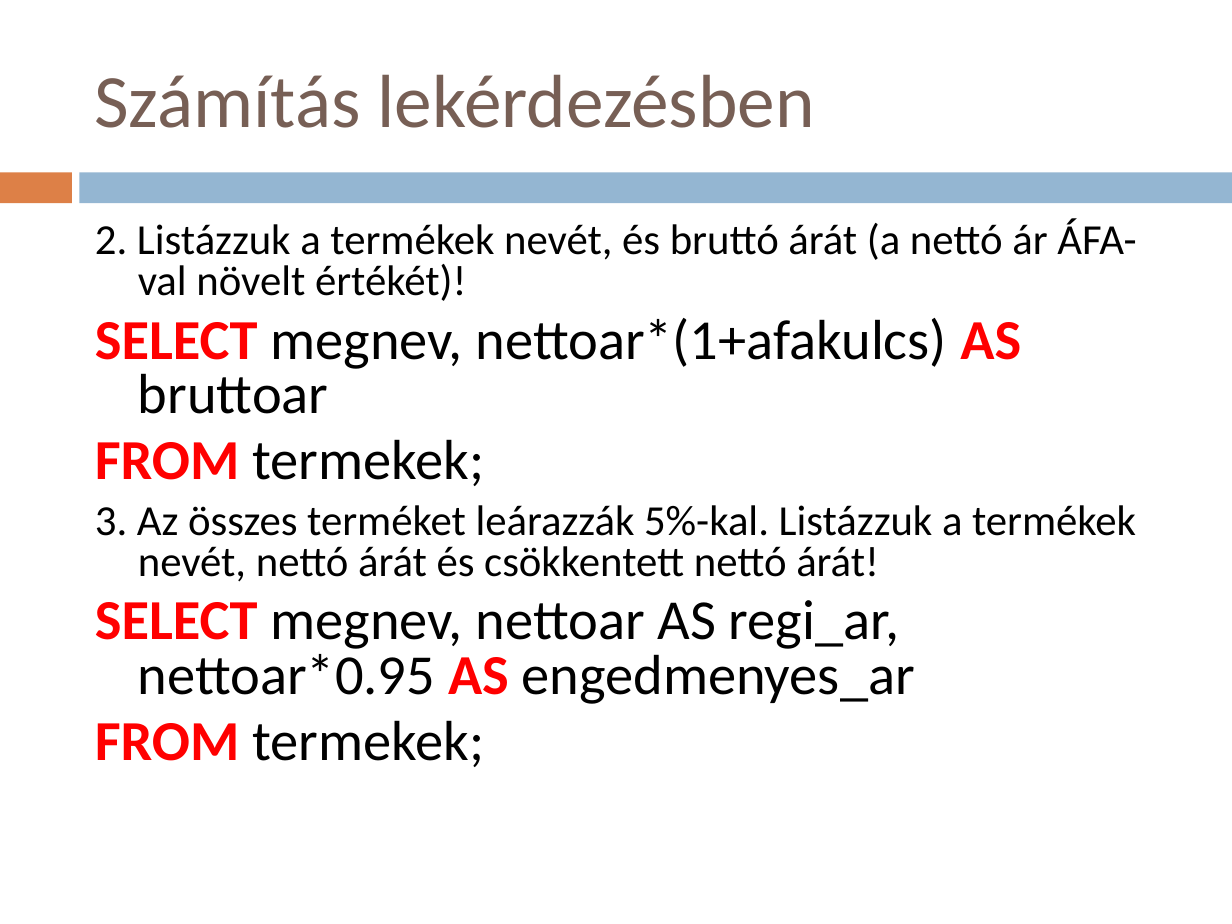
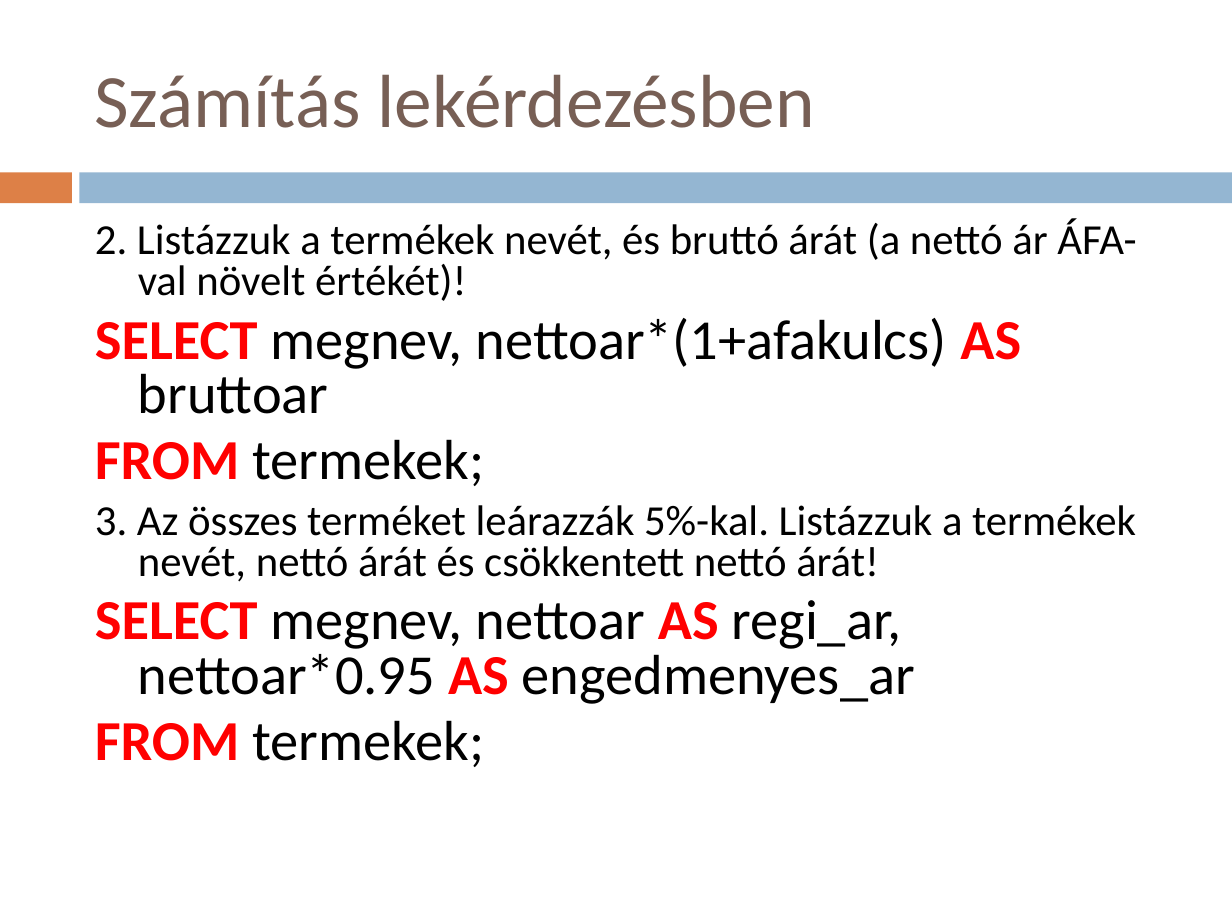
Before and after one commit to matemanovasvari/ADATBAZISF, a slide deck: slide 11 of lekérdezések/2_Select_utasitas_egyszeru.ppt. Drawn at 1232x924 pixels with LibreOffice and Linux fonts; fonts in the diff are those of the drawing. Boxes give left, top, right and bottom in pixels: in the first picture for what was removed or moved away, otherwise in the second. Text is boxed around its words. In the diff, an @@ line names an element or a change of style, - is before the commit and + after.

```diff
--- a/lekérdezések/2_Select_utasitas_egyszeru.ppt
+++ b/lekérdezések/2_Select_utasitas_egyszeru.ppt
@@ text at [95,600,915,704]: text colour #000000 to #FF0000, bold on in "AS" @@
```
Also in this commit, not shown: 1 other file.
